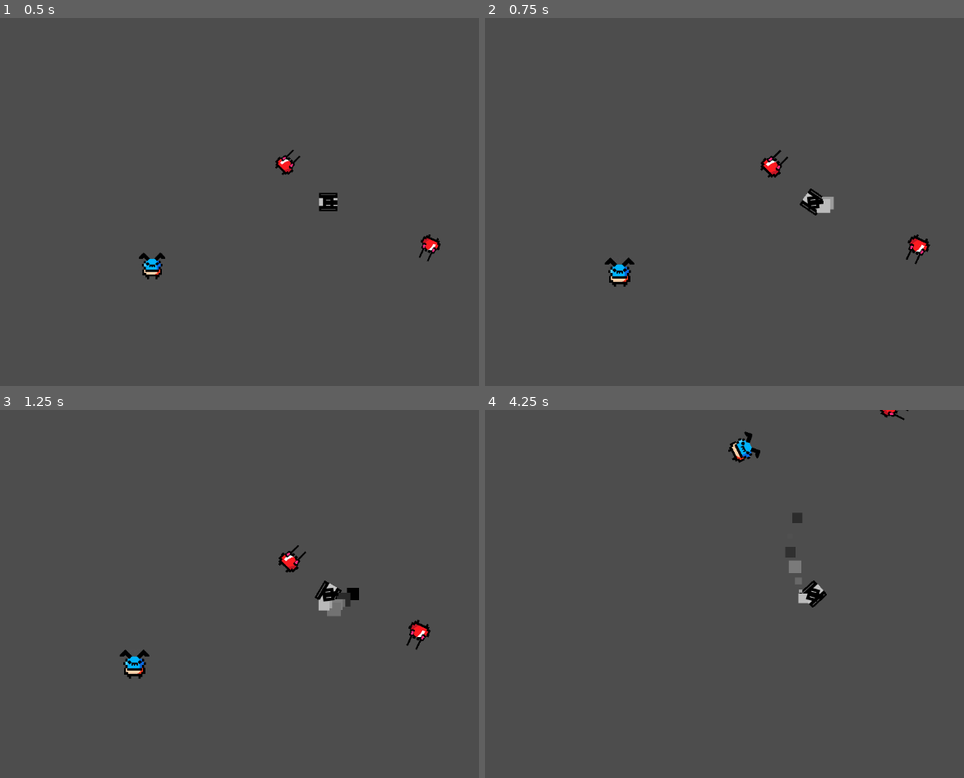
Above: before the commit, frames 1-4 (two rows, left to right).
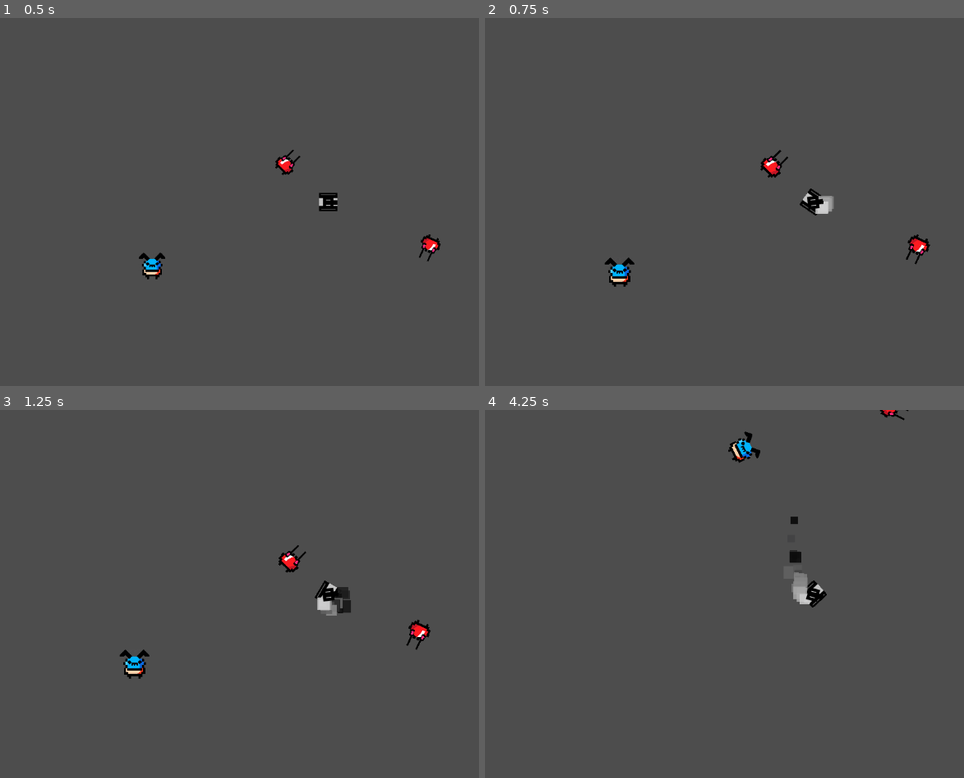
Above: after the commit, the same moments.

Repository: TheCrusty/Biotank-demake
Game: Godot game, scene res://levels/test_level.tscn
Same seed, same stepped clock (60 frames per second), same inputs: the game is played once before the commit and once after it.
Inputs (mouse positions are in pixels of both pictures, inside the frame that each line leads up to):
- Up to frame 1 (0.5 s): no input
- Up to frame 2 (0.75 s): move the mouse to (959, 183) at 0.52 s; hold D (Rotate_Right) from 0.53 s (still down); hold Shift (Boost) from 0.53 s (still down)
- Up to frame 3 (1.25 s): keep holding D (Rotate_Right); keep holding Shift (Boost)
- Up to frame 4 (4.25 s): move the mouse to (681, 612) at 1.27 s; release D (Rotate_Right) at 1.28 s; release Shift (Boost) at 1.28 s; hold S (Reverse) 1.28-2.03 s; tap Space (Shoot) at 1.35, 2.85 s; move the mouse to (877, 513) at 2.02 s; hold D (Rotate_Right) 2.03-2.78 s; hold Shift (Boost) 2.03-2.78 s; move the mouse to (781, 667) at 2.77 s; hold W (Forward) 2.78-3.53 s; move the mouse to (outside the picture) at 3.52 s; hold A (Rotate_Left) from 3.53 s (still down); hold Shift (Boost) from 3.53 s (still down)

Frame 1 is identical in both runs. In frame 2, less than 0.1% of the frame differs, in the area x 68-73%, y 48-54%; in frame 3, 0.2%; in frame 4, 0.4%, in the area x 62-68%, y 28-53%.

Commit message:
smoke good enough for now

Diff:
--- a/levels/boostsprite.tres
+++ b/levels/boostsprite.tres
@@ -7,17 +7,17 @@
 gradient = SubResource("Gradient_b4tym")
 
 [resource]
-lifetime_randomness = 0.49
+lifetime_randomness = 0.6
 emission_shape = 1
 emission_sphere_radius = 1.0
 particle_flag_disable_z = true
 direction = Vector3(-1, 0, 0)
-spread = 22.79
+spread = 45.53
 gravity = Vector3(0, 0, 0)
 initial_velocity_max = 40.0
 orbit_velocity_min = 0.0
 orbit_velocity_max = 0.0
 scale_min = 5.0
 scale_max = 22.0
-color = Color(0.847059, 0.847059, 0.847059, 1)
+color = Color(0.847059, 0.847059, 0.847059, 0.862745)
 color_ramp = SubResource("GradientTexture1D_g8i3i")
--- a/levels/player.tscn
+++ b/levels/player.tscn
@@ -45,5 +45,6 @@
 material = SubResource("CanvasItemMaterial_u7v3f")
 position = Vector2(16, 5.96047e-08)
 rotation = -3.18565
-amount = 10
+amount = 40
 process_material = ExtResource("4_yf1rt")
+lifetime = 0.8
